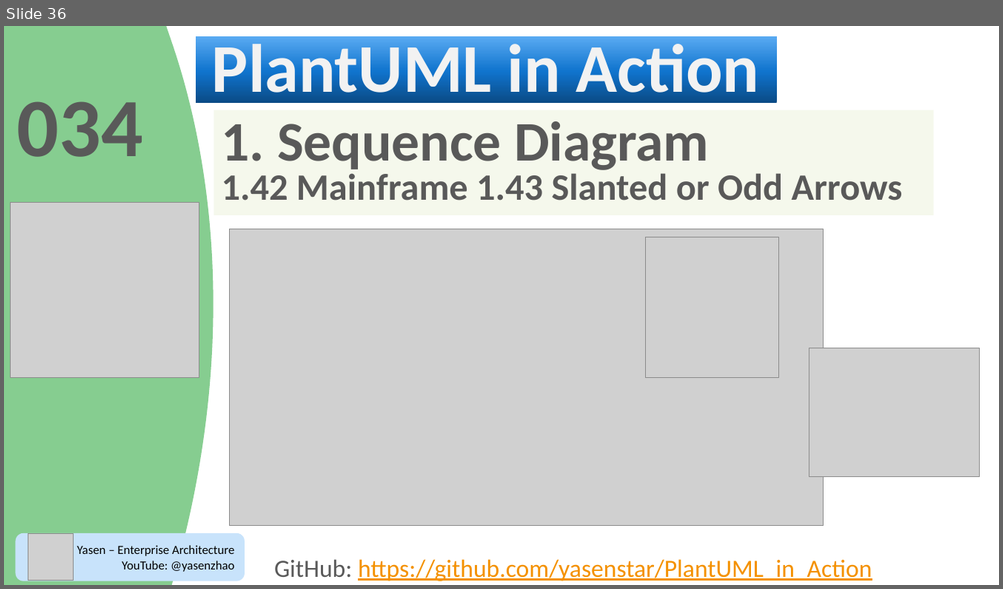
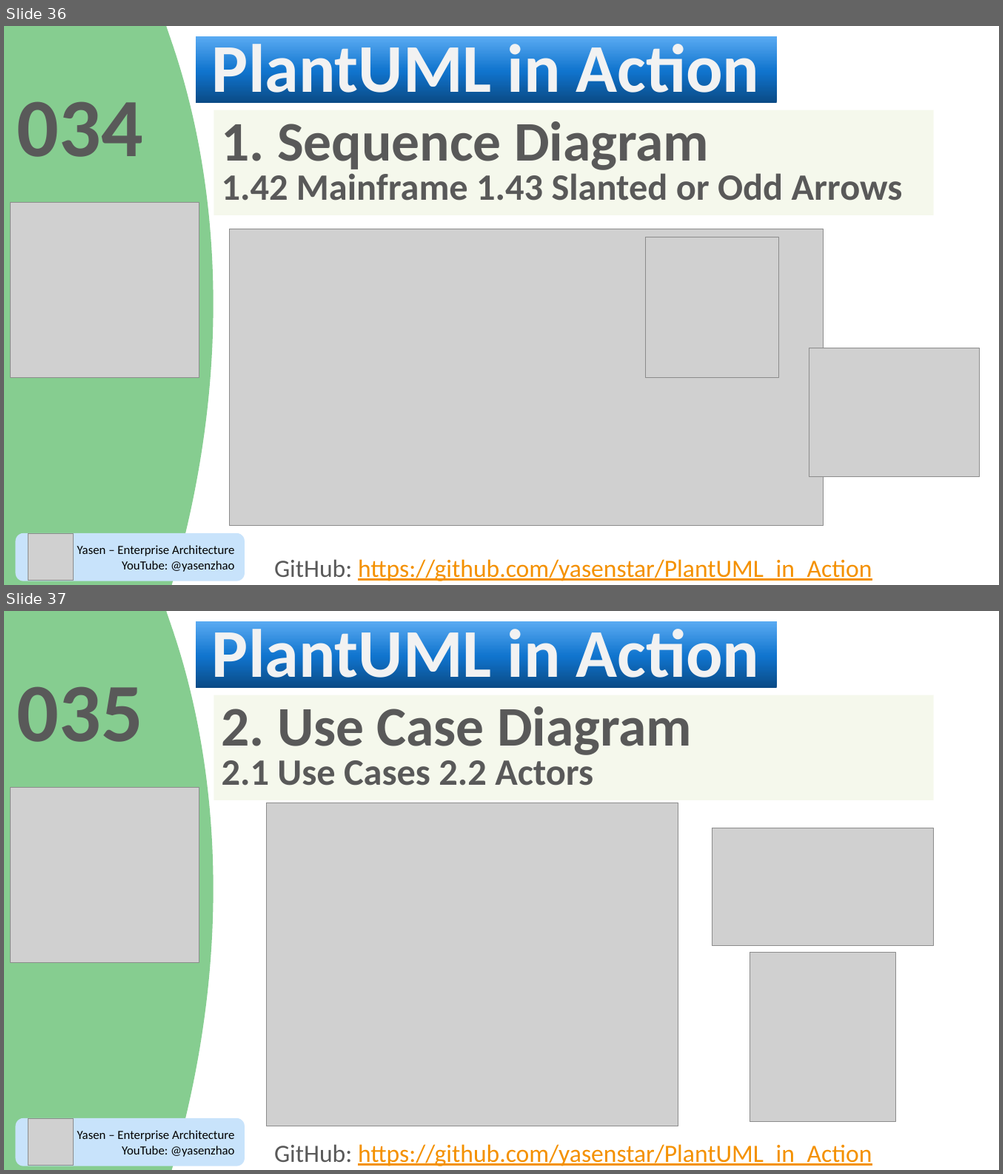
Before and after one commit to yasenstar/PlantUML_in_Action, a slide deck: PlantUML_in_Action.pptx. Shown one above the other, each under a label of ours: slide 36 before the commit, slides 36 and 37 after it. The pictures are 1003x589 and 1003x1174 pixels, drawn with LibreOffice and Linux fonts; fonts in the diff are those of the drawing; grey boxes stand for pictures; background and template pictures are left out; a plain dark background stands for a picture behind light text. Boxes give left, top, right and bottom in pixels: in the first picture for what was removed or moved away, otherwise in the second. Text is boxed around its words. In the diff, an @@ line names an element or a change of style, - is before the commit and + after.

Commit message:
prepare Use Case section

```diff
--- a/PlantUML_in_Action.pptx
+++ b/PlantUML_in_Action.pptx
@@ slide 37 added at box(4, 611, 999, 1170), background picture (left out); not listed: 3 template elements that a slide beside it also shows @@
@@ title added at box(196, 621, 777, 689), fill gradient #0A4A85 to #1074CE to #59AAF2, 66 pt, text #F2F2F2, bold @@
+PlantUML in Action
@@ text added at box(17, 686, 143, 742), 80 pt, text #595959, bold @@
+035
@@ rectangle added at box(213, 695, 933, 800), fill #EDF3DB at 50% opacity, 36 pt, text #595959, bold @@
+2. Use Case Diagram
+2.1 Use Cases 2.2 Actors
@@ picture added at box(10, 788, 199, 963) @@
@@ picture added at box(267, 803, 677, 1128) @@
@@ picture added at box(712, 828, 933, 946) @@
@@ picture added at box(750, 953, 896, 1122) @@
@@ rounded rectangle added at box(15, 1119, 244, 1166), fill #C8E3FB, 12 pt, text #000000 @@
+Yasen – Enterprise Architecture
+YouTube: @yasenzhao
@@ picture added at box(28, 1119, 74, 1166) @@
@@ text added at box(274, 1145, 871, 1167), 24 pt, text #F49100, underline @@
+GitHub: https://github.com/yasenstar/PlantUML_in_Action
```
Also in this commit, not shown: 1 other file.
